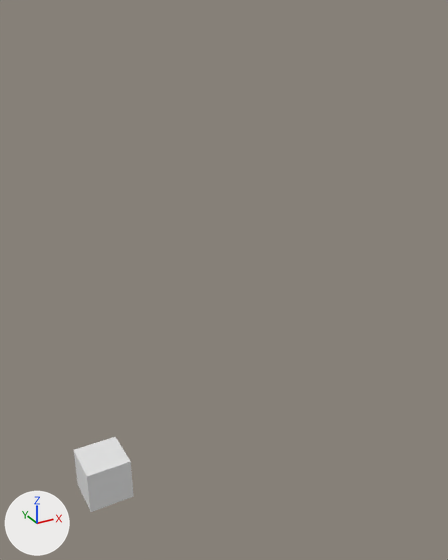
Before and after pictures for a commit that changed the Blender file holder.blend.
Before and after are seen from a 50 mm lens placed at (-6.0, -22.3, 19.5), pointed at (6.0, -0.5, 8.5). Every picture has the same lights, and +X, +Y and +Z are marked at lower left.
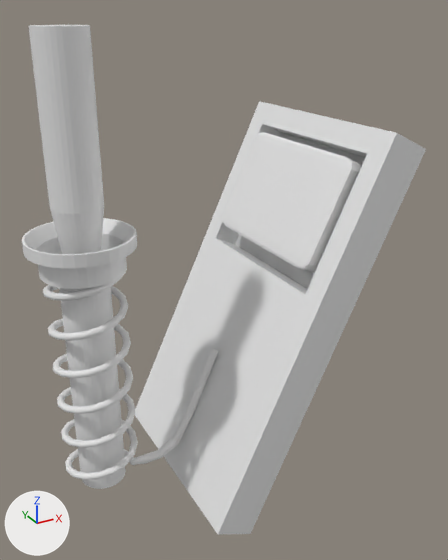
Location of each change, (x1, y1, x2, y2) in pixels of the pictures (448 x 560 px):
'Plane', added
    after: (135, 101, 426, 535)
'Cube', moved, turned, rescaled
    before: (74, 437, 133, 512)
    after: (222, 132, 362, 272)
'Cylinder', added
    after: (28, 25, 104, 254)
'Circle.003', added
    after: (22, 218, 137, 489)
'Circle', added
    after: (43, 277, 138, 480)
'Circle.002', added
    after: (131, 346, 218, 465)

The change, as a list of edits to the scene's bpy script:
```text
Add me_cylinder:
    me_cylinder.from_pydata(...)  # 192 vertices, 162 faces; spans x -1.0..1.0, y -1.0..1.0, z -8.35..5.25
Add me_circle_003:
    me_circle_003.from_pydata(...)  # 224 vertices, 224 faces; spans x -2.14..2.14, y -2.14..2.14, z 0.0..11.5
Add me_plane:
    me_plane.from_pydata(...)  # 20 vertices, 17 faces; spans x -1.0..2.66, y -1.0..1.0, z -0.37..0.0
Add me_circle:
    me_circle.from_pydata(...)  # 192 vertices, 160 faces; spans x -24.3..1.0, y -1.0..1.1, z -3.1..19.1
Add me_circle_001:
    me_circle_001.from_pydata(...)  # 32 vertices, 0 faces, 32 loose edges; spans x 1.338..1.639, y -0.151..0.151, z 0.0
Change ob_cube:
    ob_cube.location: (0.0, 0.0, 0.0) -> (9.4, 0.0, 11.67)
    ob_cube.rotation_euler: (0.0, 0.0, 0.0) -> (0.0, 0.457, 0.0)  # degrees (0, 0, 0) -> degrees (0, 26, 0)
    ob_cube.scale: (1.0, 1.0, 1.0) -> (0.428, 3.63, 2.42)
Add ob_cylinder:
    ob_cylinder = bpy.data.objects.new('Cylinder', me_cylinder)
    ob_cylinder.location = (0.0, 0.0, 13.64)
Add ob_circle_003:
    ob_circle_003 = bpy.data.objects.new('Circle.003', me_circle_003)
    ob_circle_003.location = (0.0, 0.0, 0.0)
Add ob_plane:
    ob_plane = bpy.data.objects.new('Plane', me_plane)
    ob_plane.location = (5.38, 0.0, 3.45)
    ob_plane.rotation_euler = (0.0, -1.127, 0.0)  # degrees (0, -65, 0)
    ob_plane.scale = (4.87, 4.87, 4.87)
Add ob_circle_002:
    ob_circle_002 = bpy.data.objects.new('Circle.002', me_circle)
    ob_circle_002.location = (1.99, 0.0, 0.0)
    ob_circle_002.rotation_euler = (0.0, 1.571, 0.0)  # degrees (0, 90, 0)
    ob_circle_002.scale = (0.207, 0.207, 0.207)
Add ob_circle:
    ob_circle = bpy.data.objects.new('Circle', me_circle_001)
    ob_circle.location = (0.0, 0.0, 0.0)
    ob_circle.rotation_euler = (1.571, 0.0, 0.0)  # degrees (90, 0, 0)
    _m = ob_circle.modifiers.new('Screw', 'SCREW')
    _m.iterations = 6
    _m.axis = 'Y'
    _m.screw_offset = 1.7
```
